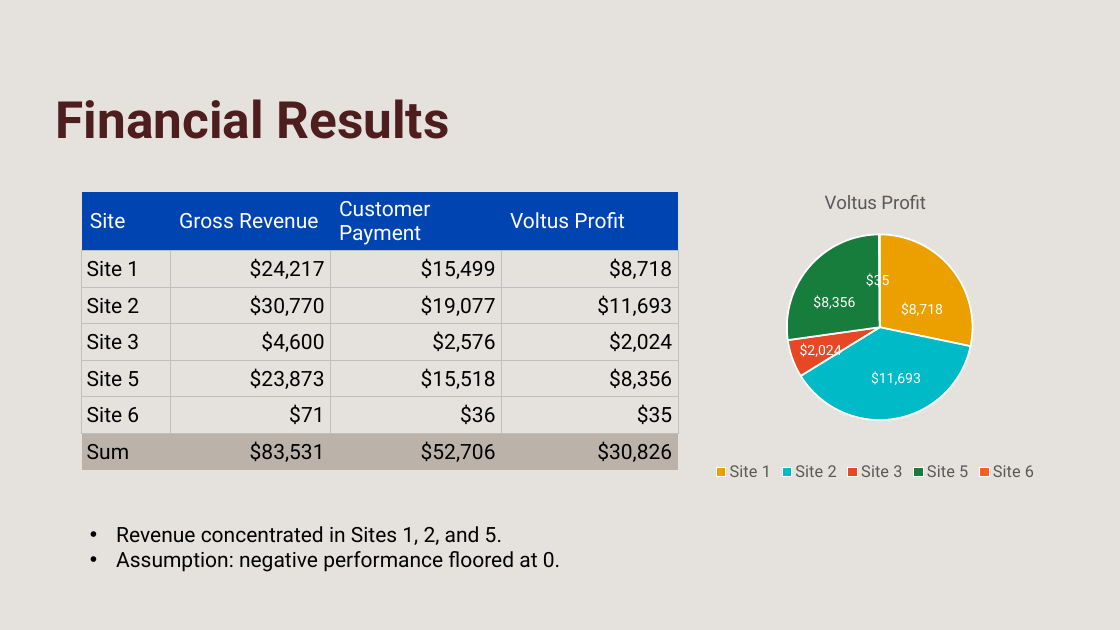
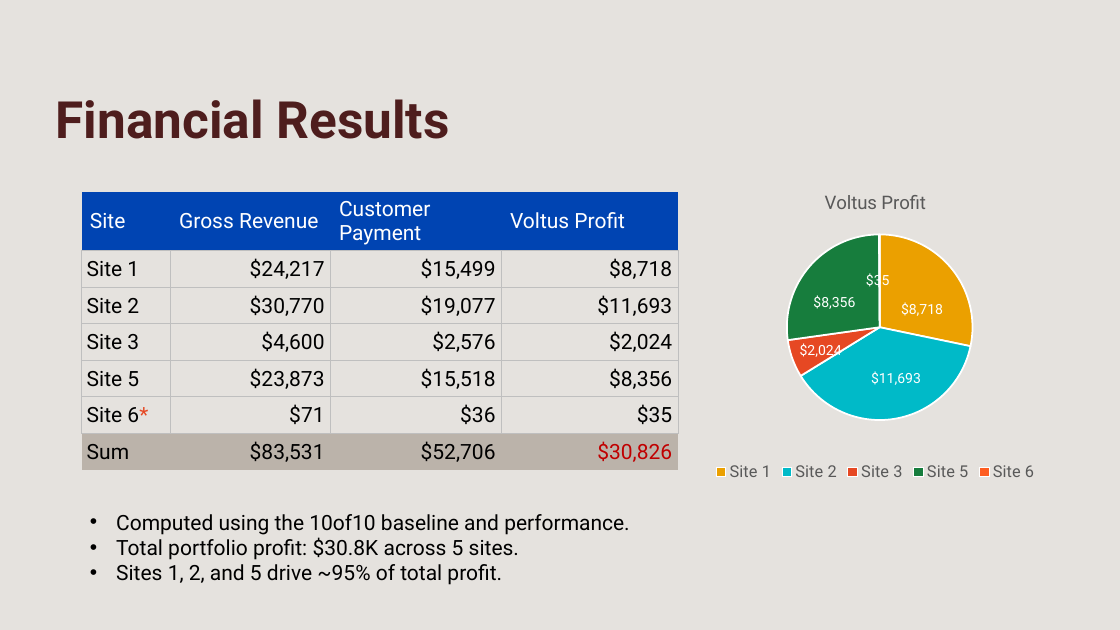
Before and after one commit to RuiyanH/Demand_Response_Case_Study, a slide deck: slide 7 of Presentation.pptx. Drawn at 1120x630 pixels with LibreOffice and Linux fonts; fonts in the diff are those of the drawing. Boxes give left, top, right and bottom in pixels: in the first picture for what was removed or moved away, otherwise in the second. Text is boxed around its words. In the diff, an @@ line names an element or a change of style, - is before the commit and + after.

```diff
--- a/Presentation.pptx
+++ b/Presentation.pptx
@@ table at bbox=[82, 192, 678, 471] @@
-row 6, column 1: Site 6
+row 6, column 1: Site 6*
@@ text colour #000000 to #C00000 in "$30,826" @@
@@ text at bbox=[116, 514, 629, 585]: text changed @@
-• Revenue concentrated in Sites 1, 2, and 5.
-• Assumption: negative performance floored at 0.
+• Computed using the 10of10 baseline and performance.
+• Total portfolio profit: $30.8K across 5 sites.
+• Sites 1, 2, and 5 drive ~95% of total profit.
```
Also in this commit, not shown: 7 other slides changed, 3 other files.
